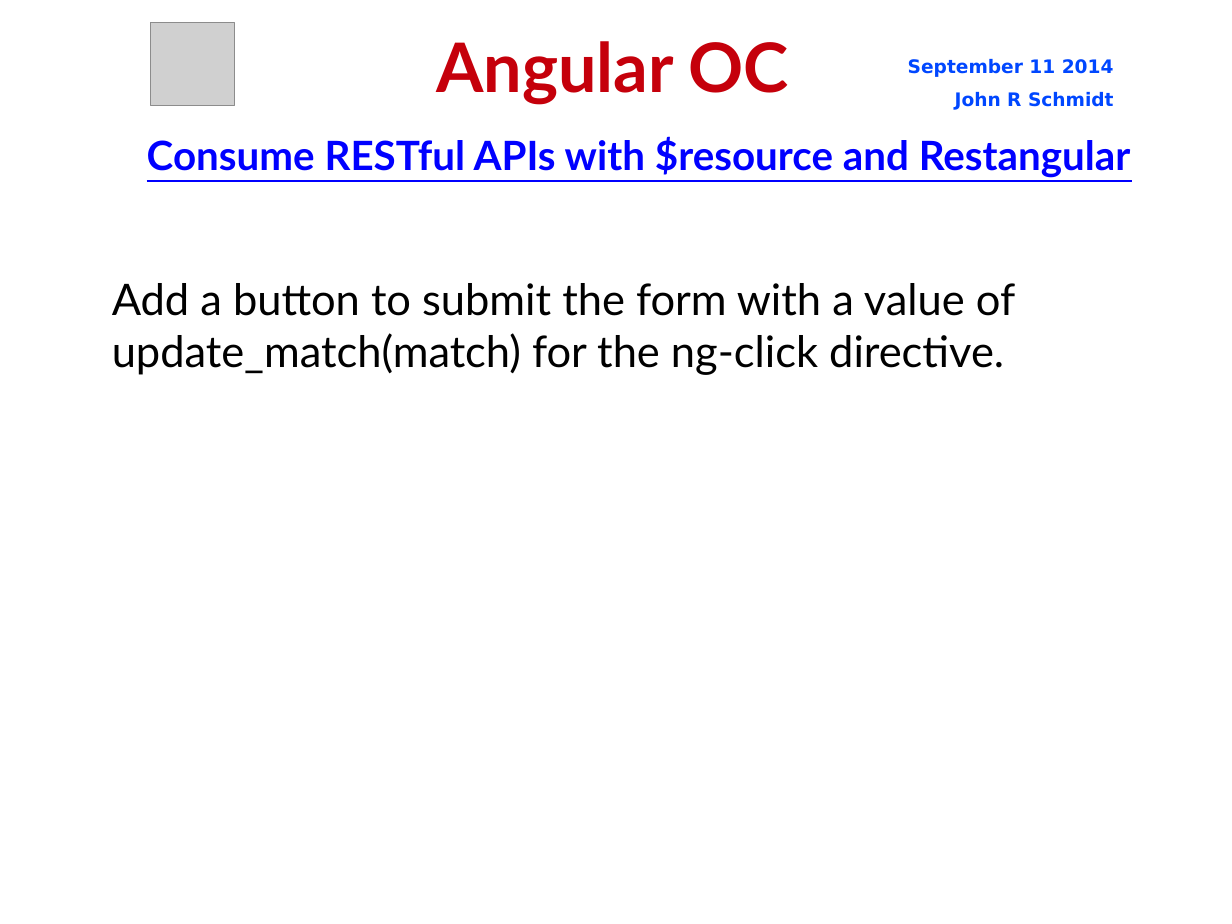
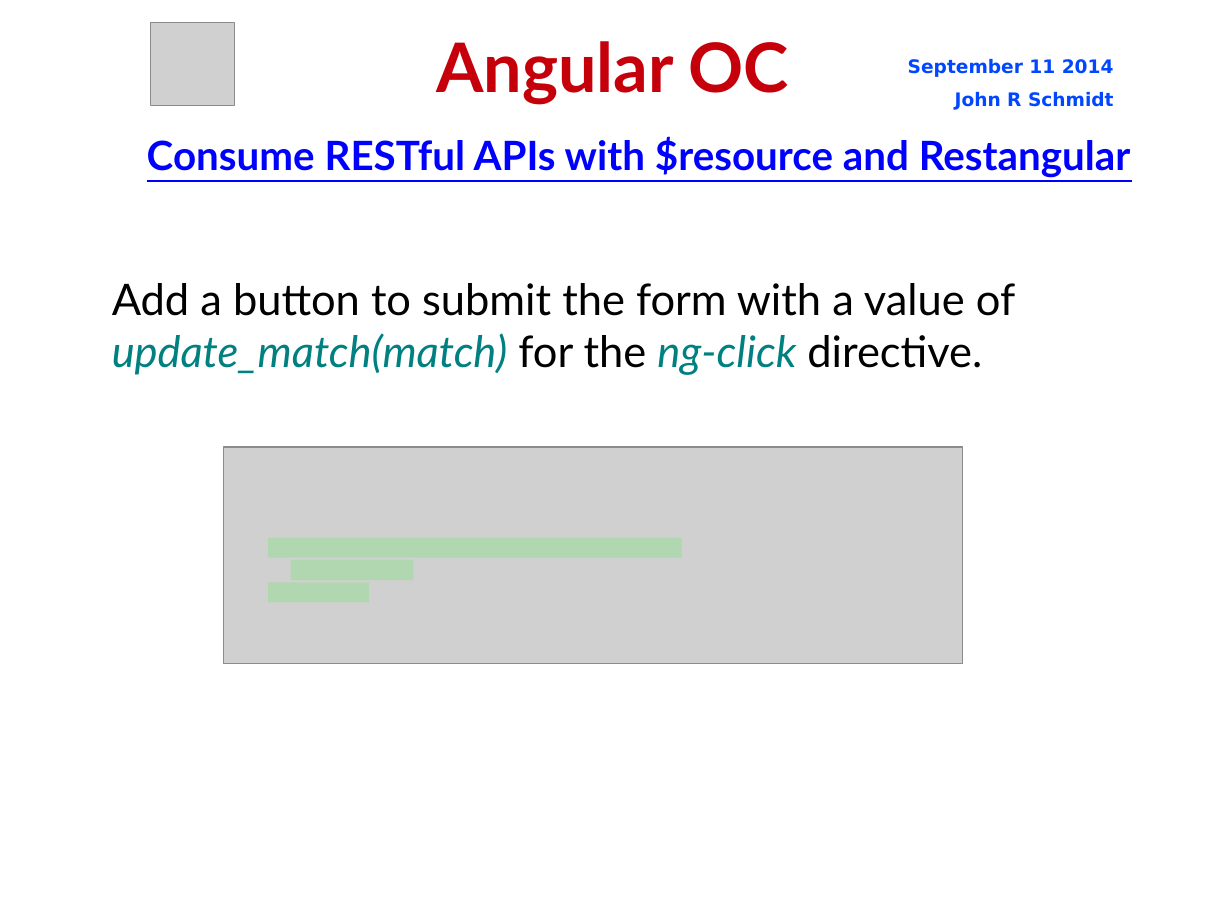
Before and after one commit to jrschmidt/fifa-angular-rest-demo, a slide deck: slide 46 of fifa.odp. Drawn at 1232x924 pixels with LibreOffice and Linux fonts; fonts in the diff are those of the drawing; grey boxes stand for pictures; background and template pictures are left out. Boxes give left, top, right and bottom in pixels: in the first picture for what was removed or moved away, otherwise in the second. Text is boxed around its words. In the diff, an @@ line names an element or a change of style, - is before the commit and + after.

```diff
--- a/fifa.odp
+++ b/fifa.odp
@@ subtitle "Add a button to submit ..." at [112, 283, 1015, 375]: text colour #000000 to #008080, italic on in "update_match(match) ng-click" @@
@@ picture added at [224, 447, 963, 664] @@
@@ line added from (268, 548) to (682, 548), #00FF00 12.95 pt @@
@@ line added from (268, 593) to (369, 593), #00FF00 12.95 pt @@
@@ line added from (291, 570) to (414, 570), #00FF00 12.95 pt @@
```
Also in this commit, not shown: 4 other slides changed, 4 slides added, 6 other files.
